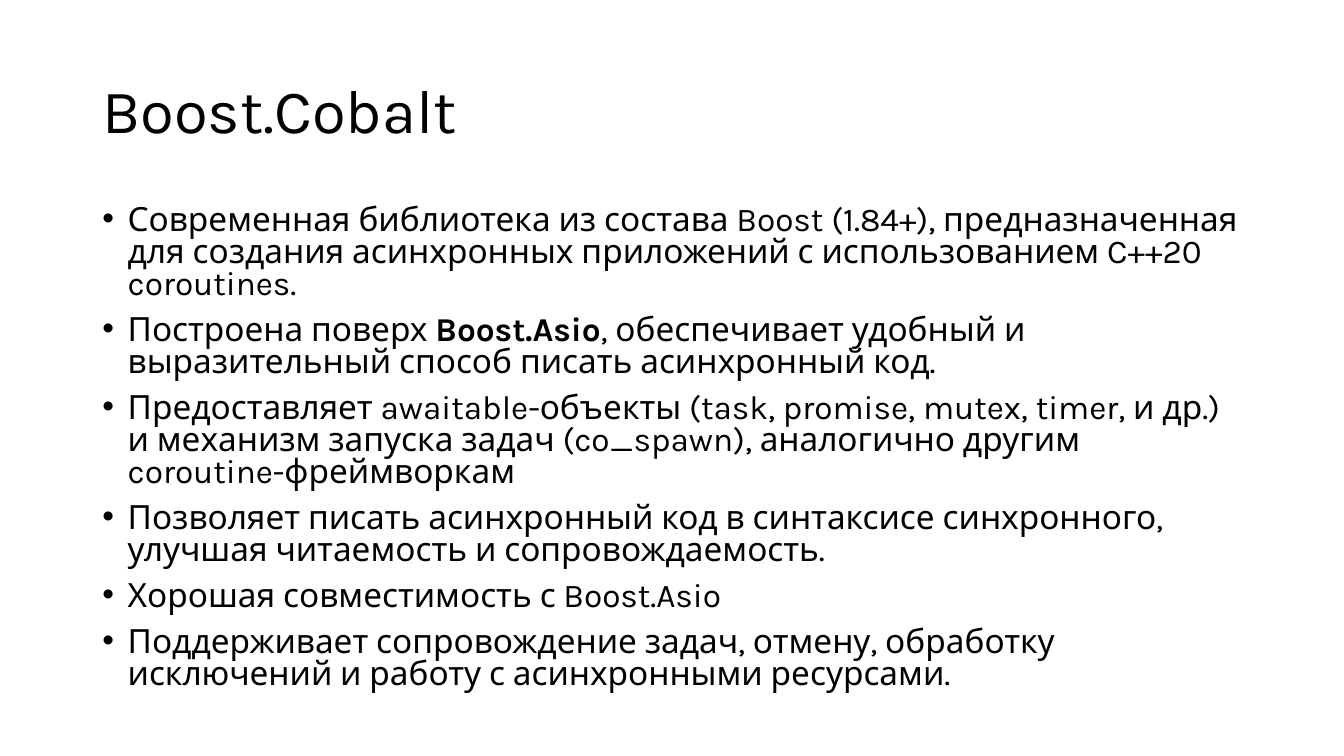
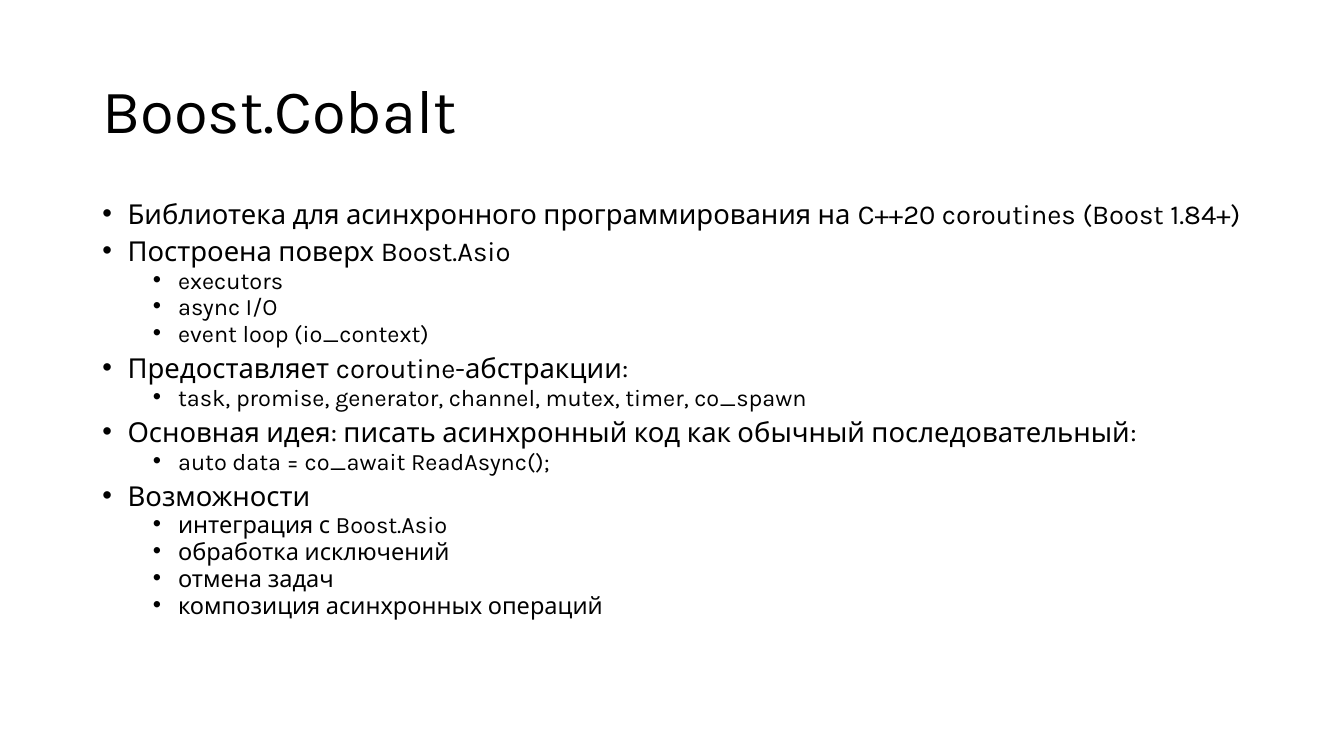
Before and after one commit to alexey-malov/pc, a slide deck: slide 88 of lectures/12/Coroutines.pptx. Drawn at 1344x756 pixels with LibreOffice and Linux fonts; fonts in the diff are those of the drawing. Boxes give left, top, right and bottom in pixels: in the first picture for what was removed or moved away, otherwise in the second. Text is boxed around its words. In the diff, an @@ line names an element or a change of style, - is before the commit and + after.

```diff
--- a/lectures/12/Coroutines.pptx
+++ b/lectures/12/Coroutines.pptx
@@ text at bbox=[128, 203, 1240, 620]: text changed; size 23.8 to 19.6 pt @@
-• Современная библиотека из состава Boost (1.84+), предназначенная для создания асинхронных приложений с использованием C++20 coroutines.
-• Построена поверх Boost.Asio, обеспечивает удобный и выразительный способ писать асинхронный код.
-• Предоставляет awaitable-объекты (task, promise, mutex, timer, и др.) и механизм запуска задач (co_spawn), аналогично другим coroutine-фреймворкам
-• Позволяет писать асинхронный код в синтаксисе синхронного, улучшая читаемость и сопровождаемость.
-• Хорошая совместимость с Boost.Asio
-• Поддерживает сопровождение задач, отмену, обработку исключений и работу с асинхронными ресурсами.
+• Библиотека для асинхронного программирования на C++20 coroutines (Boost 1.84+)
+• Построена поверх Boost.Asio
+  • executors
+  • async I/O
+  • event loop (io_context)
+• Предоставляет coroutine-абстракции:
+  • task, promise, generator, channel, mutex, timer, co_spawn
+• Основная идея: писать асинхронный код как обычный последовательный:
+  • auto data = co_await ReadAsync();
+• Возможности
+  • интеграция с Boost.Asio
+  • обработка исключений
+  • отмена задач
+  • композиция асинхронных операций
```
Also in this commit, not shown: 8 other slides changed, 8 slides added, 1 slide removed, 1 other file.
